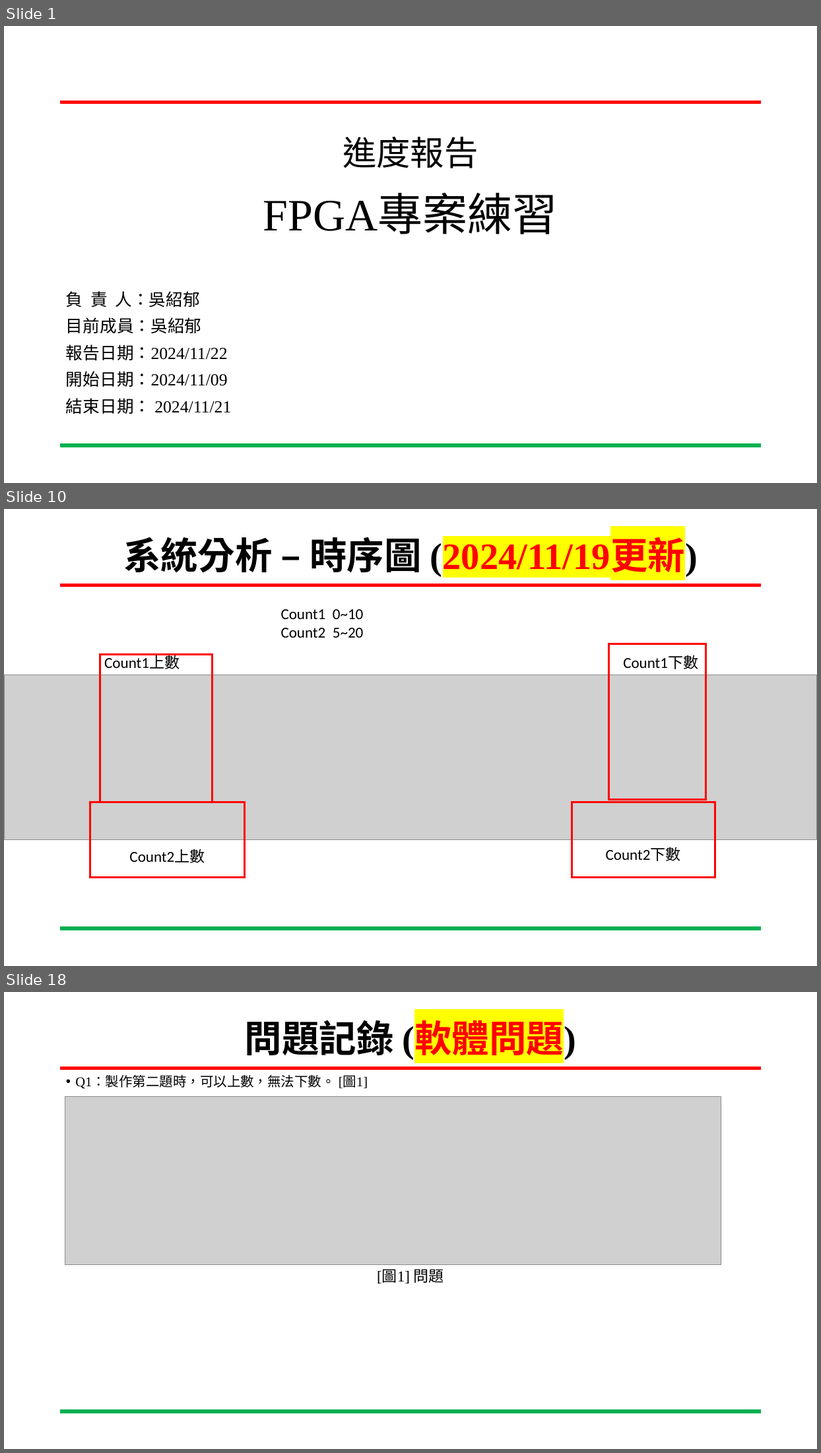
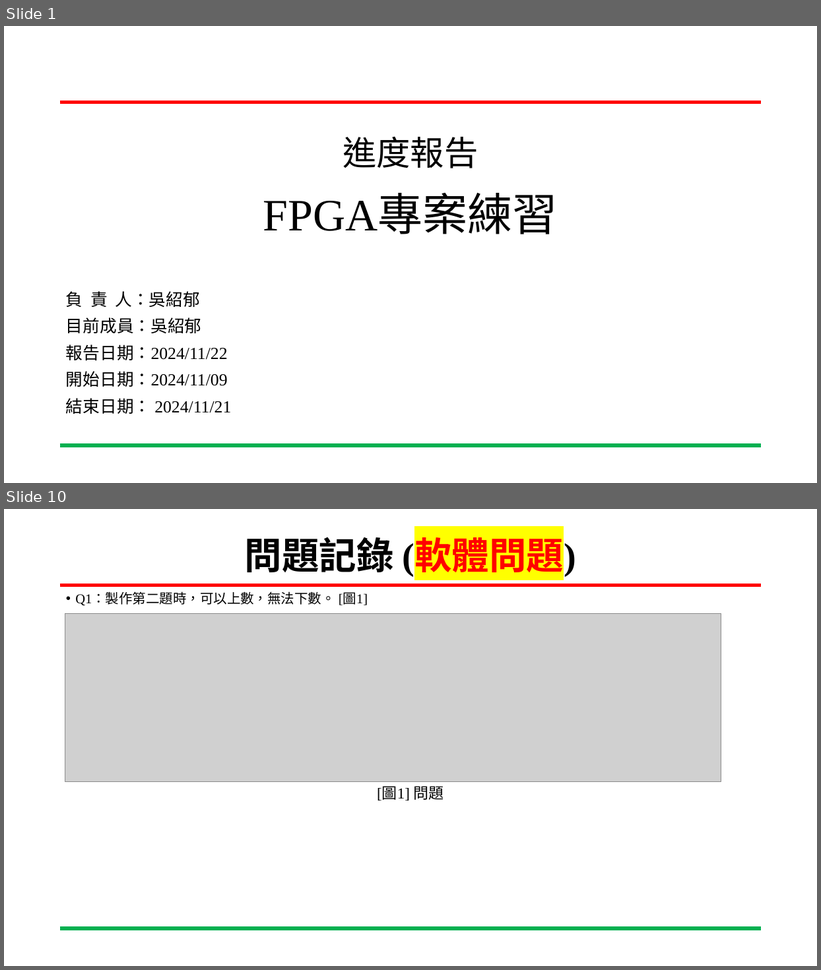
Before and after one commit to wsy0331/SOC_Lab_Exercises, a slide deck: 專案進度報告_吳紹郁_20241121.pptx. Shown one above the other, each under a label of ours: slides 1, 10 and 18 before the commit, slides 1 and 10 after it; the slides between them are not shown. The pictures are 821x1453 and 821x970 pixels, drawn with LibreOffice and Linux fonts; fonts in the diff are those of the drawing; grey boxes stand for pictures; background and template pictures are left out. Boxes give left, top, right and bottom in pixels: in the first picture for what was removed or moved away, otherwise in the second. Text is boxed around its words. In the diff, an @@ line names an element or a change of style, - is before the commit and + after.

```diff
--- a/專案進度報告_吳紹郁_20241121.pptx
+++ b/專案進度報告_吳紹郁_20241121.pptx
@@ slide 10 removed at box(4, 509, 817, 966), background #FFFFFF; not listed: 2 template elements that a slide beside it also shows @@
@@ title removed at box(123, 537, 698, 576) @@
-系統分析 – 時序圖 (2024/11/19更新)
@@ text removed at box(281, 609, 364, 638) @@
-Count1 0~10
-Count2 5~20
@@ rectangle removed at box(609, 644, 706, 800) @@
@@ rectangle removed at box(100, 654, 213, 803) @@
@@ text removed at box(104, 656, 180, 669) @@
-Count1上數
@@ text removed at box(623, 656, 698, 669) @@
-Count1下數
@@ picture removed at box(4, 675, 817, 840) @@
@@ rectangle removed at box(90, 803, 245, 877) @@
@@ rectangle removed at box(572, 803, 715, 877) @@
@@ text removed at box(129, 849, 205, 863) @@
-Count2上數
@@ text removed at box(606, 847, 681, 861) @@
-Count2下數
@@ what was slide 18 is now slide 10 @@
```
Also in this commit, not shown: 4 slides changed, 4 slides added, 12 other slides removed, 3 other files.
